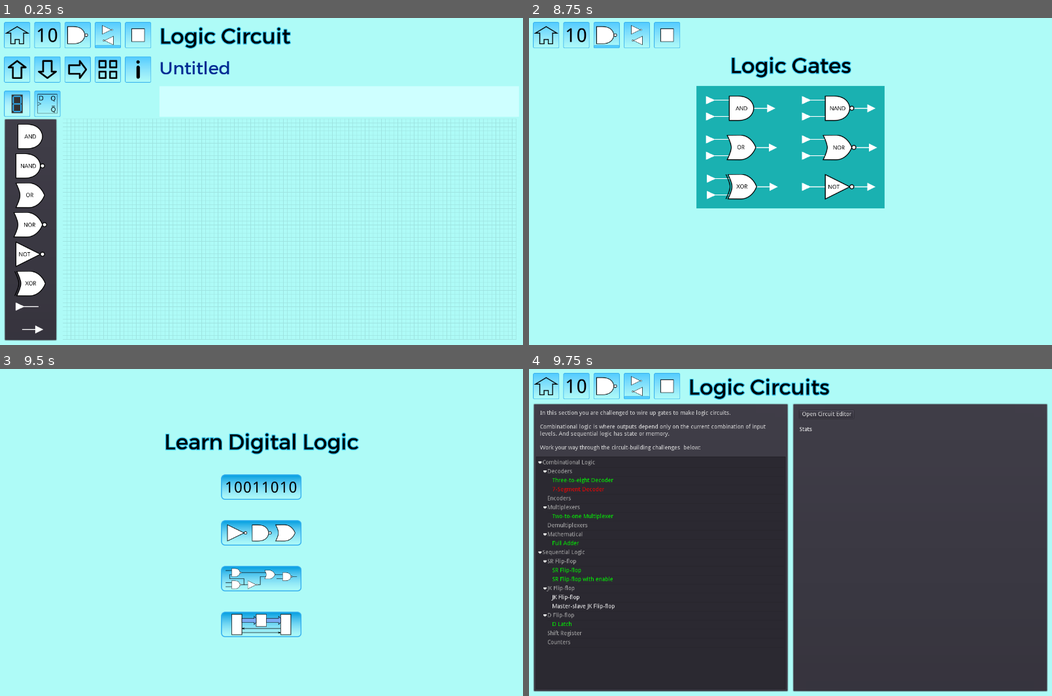
Above: before the commit, frames 1-4 (two rows, left to right).
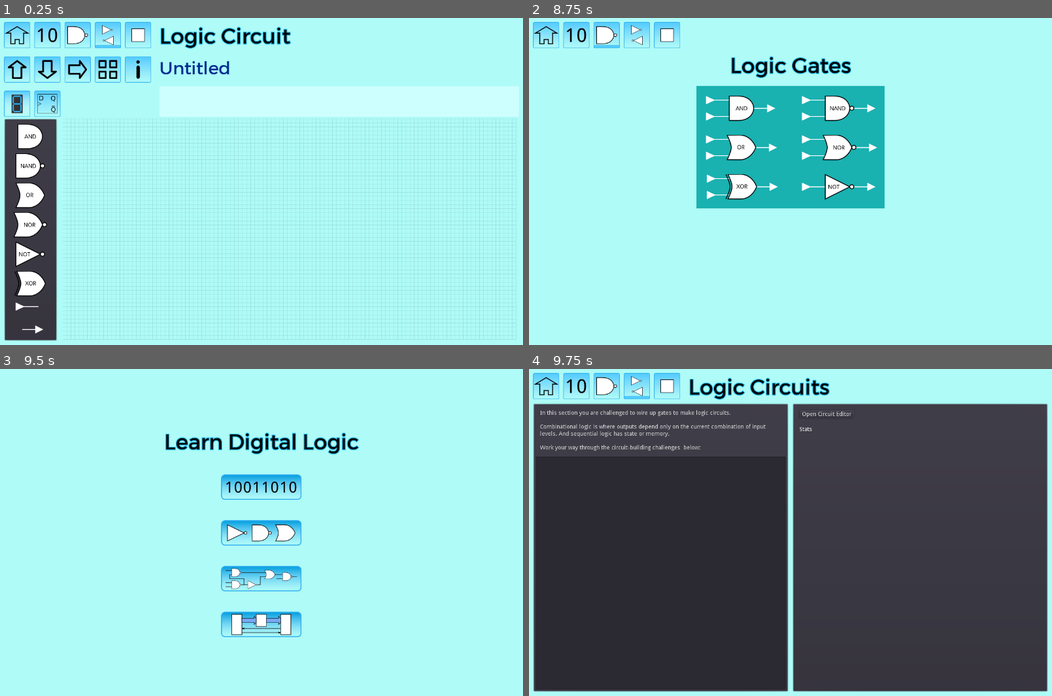
Above: after the commit, the same moments.

Repository: andrew-wilkes/digital-logic
Game: Godot game, scene res://Logic.tscn
Two runs of this game, one before a commit and one after it. Both use one fixed random seed, a clock stepped at 60 frames per second and the inputs below. This scene is started directly instead of the project's main scene.
Inputs (mouse positions are in pixels of both pictures, inside the frame that each line leads up to):
- Up to frame 1 (0.25 s): no input
- Up to frame 2 (8.75 s): click (607, 70) at 0.5 s; click (607, 70) at 1.25 s; click (544, 34) at 2 s; click (790, 135) at 2.75 s; click "-" at 3.5 s; click "+" at 4.25 s; click "<<" at 5 s; click ">>" at 5.75 s; click "~" at 6.5 s; click (544, 34) at 7.25 s; click (790, 181) at 8 s
- Up to frame 3 (9.5 s): click (15, 385) at 8.75 s
- Up to frame 4 (9.75 s): click (790, 578) at 9.5 s

Frames 1-3 are identical in both runs. In frame 4, 1.1% of the frame differs, in the area x 1-17%, y 27-85%.
Error before the commit: Parse Error: Variable "i" already defined in the scope (at line 25). (res://parts/accessories/7Segment.gd:36)
Error after the commit: Invalid call to function 'populate' in base 'MarginContainer (TreeList.gd)'. Expected 3 arguments. (res://Circuits.gd:8)

Commit message:
Create TreeListDialog

Diff:
--- a/game/Logic.tscn
+++ b/game/Logic.tscn
@@ -10,7 +10,7 @@
 [ext_resource path="res://panels/PartsPicker.tscn" type="PackedScene" id=8]
 [ext_resource path="res://assets/access.png" type="Texture" id=9]
 [ext_resource path="res://assets/access-l.png" type="Texture" id=10]
-[ext_resource path="res://panels/AccessoryPicker.gd" type="Script" id=11]
+[ext_resource path="res://panels/TreeListDialog.tscn" type="PackedScene" id=11]
 [ext_resource path="res://assets/help-l.png" type="Texture" id=12]
 [ext_resource path="res://panels/TruthPanel.tscn" type="PackedScene" id=13]
 [ext_resource path="res://assets/help.png" type="Texture" id=14]
@@ -190,13 +190,11 @@
 [node name="NotificationPopup" parent="c" instance=ExtResource( 18 )]
 visible = false
 
-[node name="AccessoryPicker" parent="c" instance=ExtResource( 22 )]
-window_title = "Accessory Picker"
-script = ExtResource( 11 )
-
 [node name="BlockPicker" parent="c" instance=ExtResource( 22 )]
 window_title = "Block Picker"
 script = ExtResource( 21 )
+
+[node name="AccessoryPicker" parent="c" instance=ExtResource( 11 )]
 [connection signal="button_down" from="VBox/HBox/VBox/Misc/Access" to="." method="_on_Access_button_down"]
 [connection signal="button_down" from="VBox/HBox/VBox/Misc/Block" to="." method="_on_Block_button_down"]
 [connection signal="button_down" from="VBox/HBox/VBox/Misc/Hint" to="." method="_on_Hint_button_down"]
--- a/game/g.gd
+++ b/game/g.gd
@@ -16,14 +16,20 @@
 var param
 var debug_id = 0
 var state = {
-	"ci": [ # Lists of collapsed tree item references
+	"ci": [# Lists of collapsed tree item references
+		[],
+		[],
+		[],
+		[],
+		[],
 		[]
 	]
 }
 
 
 func _ready():
-	load_state()
+	#load_state()
+	pass
 
 
 func get_debug_id():
--- a/game/panels/TreeList.gd
+++ b/game/panels/TreeList.gd
@@ -10,7 +10,7 @@
 func _ready():
 	tree = $Tree
 	$Bar.hide()
-	populate(tt.categories, tt.data, 0)
+	#populate(tt.categories, tt.data, 0)
 
 
 func populate(cats, data, _cid):
--- /dev/null
+++ b/game/panels/TreeListDialog.gd
@@ -0,0 +1,32 @@
+extends WindowDialog
+
+signal item_selected(id)
+
+func _ready():
+	if get_parent().name == "root":
+		g.load_circuits()
+		list_circuits()
+		show()
+
+
+func list_circuits():
+	var cats = tt.categories.duplicate(true)
+	cats["Custom"] = { "Uncategorized": "unc" }
+	var data_keys = tt.data.keys()
+	var circuits = tt.data.duplicate()
+	for c_key in g.circuits.keys():
+		if !data_keys.has(c_key):
+			circuits[c_key] = {
+				title = g.circuits[c_key].title,
+				cat = "unc"
+			}
+	$TreeList.populate(cats, circuits, 1)
+
+
+func _on_TreeList_tree_item_selected(_id):
+	hide()
+	call_deferred("item_selected", _id)
+
+
+func item_selected(_id):
+	emit_signal("item_selected", _id)
--- /dev/null
+++ b/game/panels/TreeListDialog.tscn
@@ -0,0 +1,18 @@
+[gd_scene load_steps=3 format=2]
+
+[ext_resource path="res://panels/TreeList.tscn" type="PackedScene" id=1]
+[ext_resource path="res://panels/TreeListDialog.gd" type="Script" id=2]
+
+[node name="TreeListDialog" type="WindowDialog"]
+anchor_right = 1.0
+anchor_bottom = 1.0
+margin_right = -896.0
+margin_bottom = -523.0
+window_title = "Circuit Menu"
+script = ExtResource( 2 )
+__meta__ = {
+"_edit_use_anchors_": false
+}
+
+[node name="TreeList" parent="." instance=ExtResource( 1 )]
+[connection signal="tree_item_selected" from="TreeList" to="." method="_on_TreeList_tree_item_selected"]
--- a/game/state.json
+++ b/game/state.json
@@ -1 +1 @@
-{"ci":[[]]}
+{"ci":[[],["Combinational Logic","Sequential Logic"],[],[],[],[]]}
